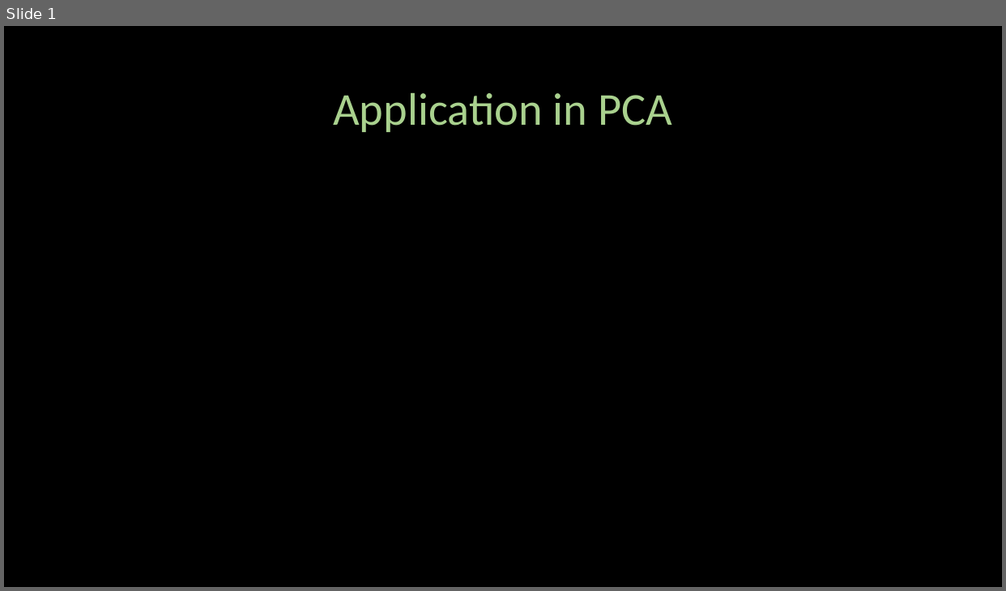
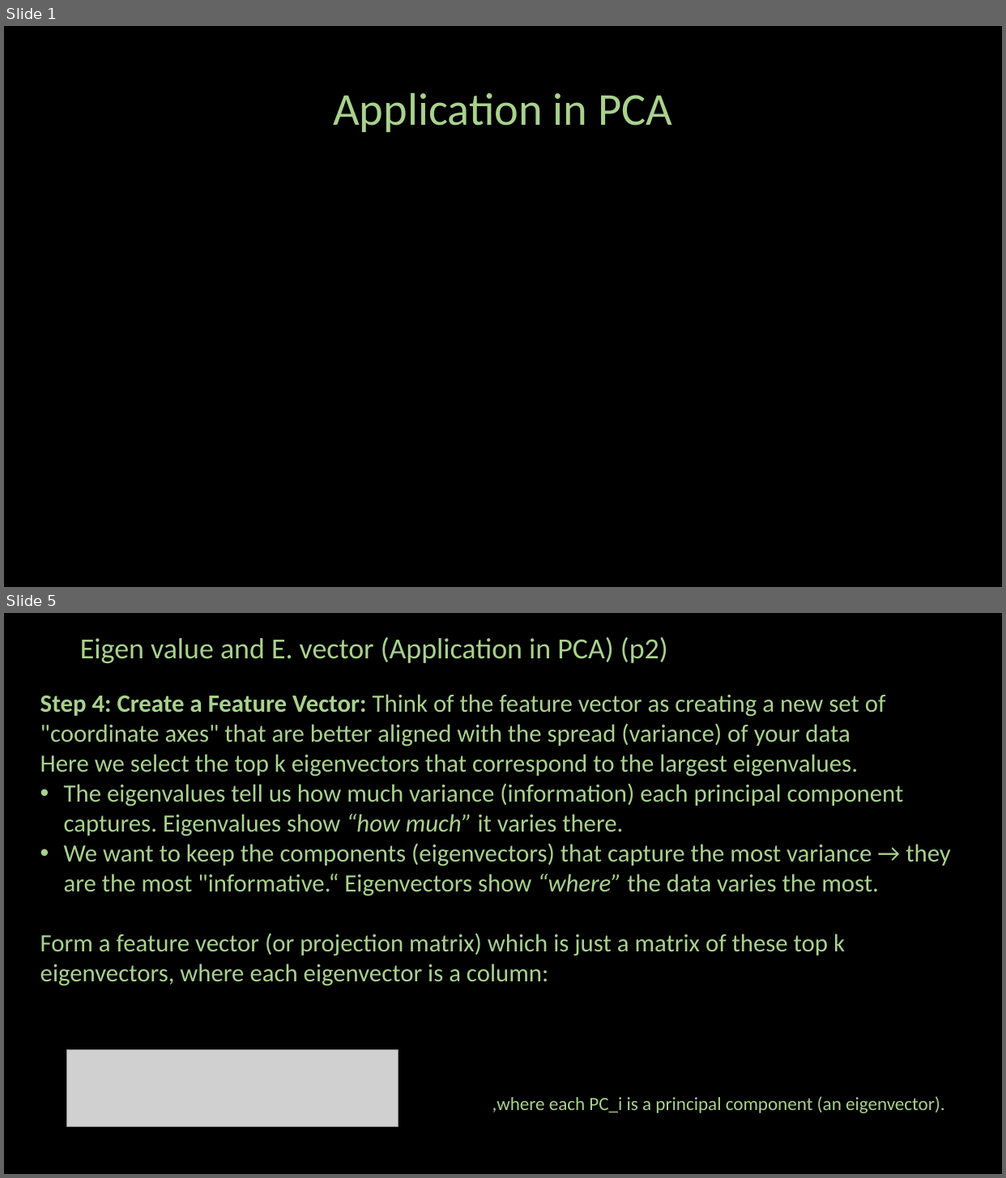
Before and after one commit to ash322ash422/youtube, a slide deck: linear_algebra/2-scalar-vector-matrix/eigenVector_eigenValue-2-Application.pptx. Shown one above the other, each under a label of ours: slide 1 before the commit, slides 1 and 5 after it; the slides between them are not shown. The pictures are 1006x591 and 1006x1178 pixels, drawn with LibreOffice and Linux fonts; fonts in the diff are those of the drawing; grey boxes stand for pictures; background and template pictures are left out. Boxes give left, top, right and bottom in pixels: in the first picture for what was removed or moved away, otherwise in the second. Text is boxed around its words. In the diff, an @@ line names an element or a change of style, - is before the commit and + after.

```diff
--- a/linear_algebra/2-scalar-vector-matrix/eigenVector_eigenValue-2-Application.pptx
+++ b/linear_algebra/2-scalar-vector-matrix/eigenVector_eigenValue-2-Application.pptx
@@ slide 5 added at bbox=[4, 613, 1002, 1174], background #000000 @@
@@ title added at bbox=[80, 637, 668, 663], 28 pt, text #A9D18E @@
+Eigen value and E. vector (Application in PCA) (p2)
@@ text added at bbox=[40, 694, 951, 986], 24 pt, text #A9D18E @@
+Step 4: Create a Feature Vector: Think of the feature vector as creating a new set of "coordinate axes" that are better aligned with the spread (variance) of your data
+Here we select the top k eigenvectors that correspond to the largest eigenvalues.
+• The eigenvalues tell us how much variance (information) each principal component captures. Eigenvalues show “how much” it varies there.
+• We want to keep the components (eigenvectors) that capture the most variance → they are the most "informative.“ Eigenvectors show “where” the data varies the most.
+Form a feature vector (or projection matrix) which is just a matrix of these top k eigenvectors, where each eigenvector is a column:
@@ picture added at bbox=[67, 1050, 398, 1127] @@
@@ text added at bbox=[492, 1097, 945, 1114], 18 pt, text #A9D18E @@
+,where each PC_i is a principal component (an eigenvector).
```
Also in this commit, not shown: 7 slides changed, 2 other slides added, 25 other files.
